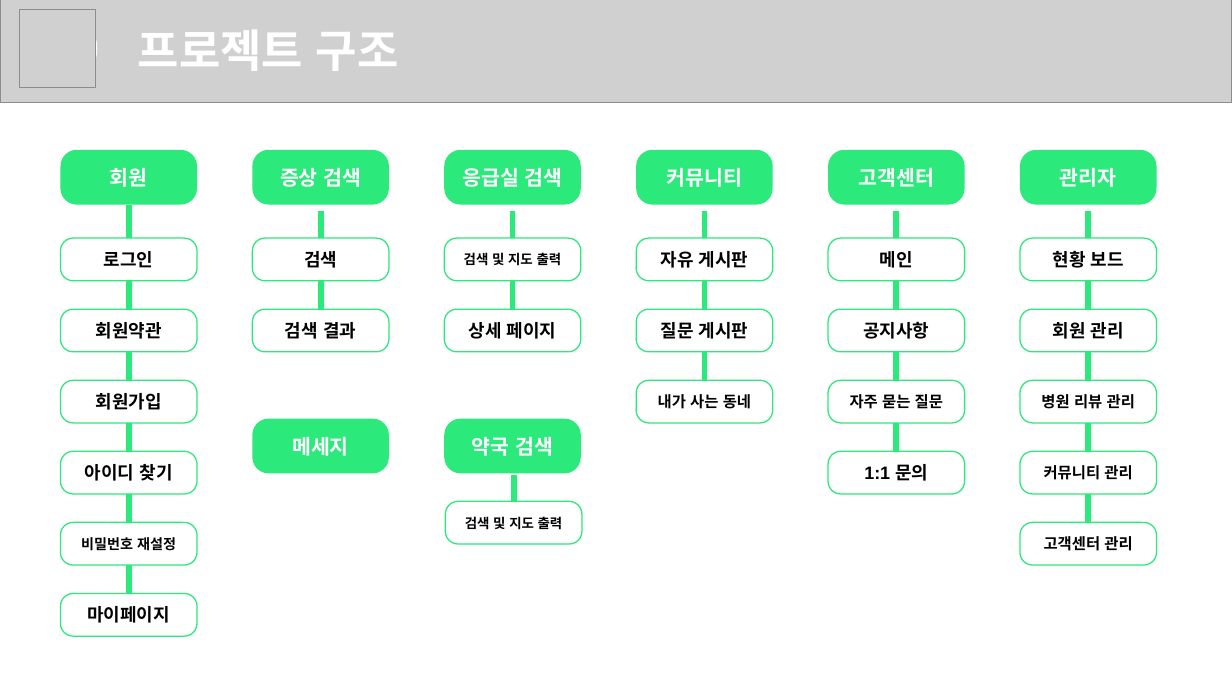
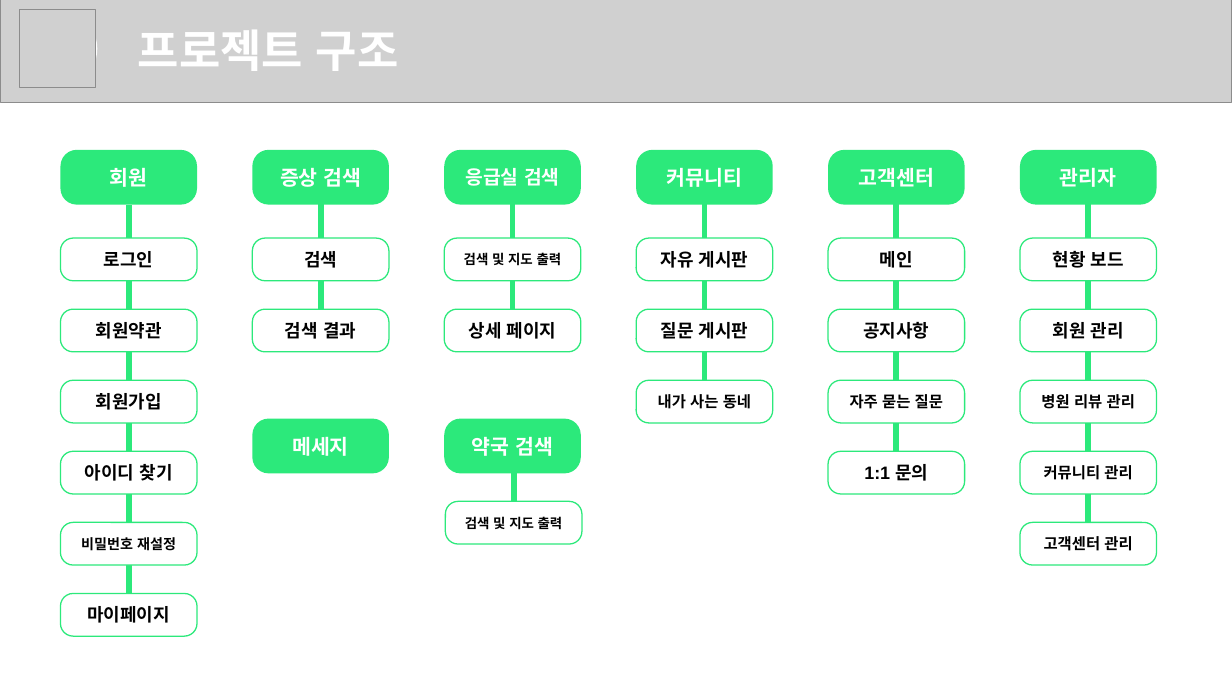
Before and after one commit to SleepingAlbaricoque/swiftER, a slide deck: slide 6 of swiftER 발표 보고서.pptx. Drawn at 1232x693 pixels with LibreOffice and Linux fonts; fonts in the diff are those of the drawing; grey boxes stand for pictures. Boxes give left, top, right and bottom in pixels: in the first picture for what was removed or moved away, otherwise in the second. Text is boxed around its words. In the diff, an @@ line names an element or a change of style, - is before the commit and + after.

```diff
--- a/swiftER 발표 보고서.pptx
+++ b/swiftER 발표 보고서.pptx
@@ rounded rectangle "응급실 검색" at box(445, 150, 581, 204): size 16 to 15 pt @@
@@ 3 lines: place and size @@
-3 lines at box(321, 212, 897, 494)
+3 lines at box(321, 201, 897, 486)
@@ line moved from (704, 212) - (704, 423) to (704, 197) - (704, 409) @@
@@ line moved from (1089, 212) - (1089, 566) to (1089, 191) - (1089, 544) @@
```
Also in this commit, not shown: 3 other slides changed, 1 slide added, 1 slide removed.
